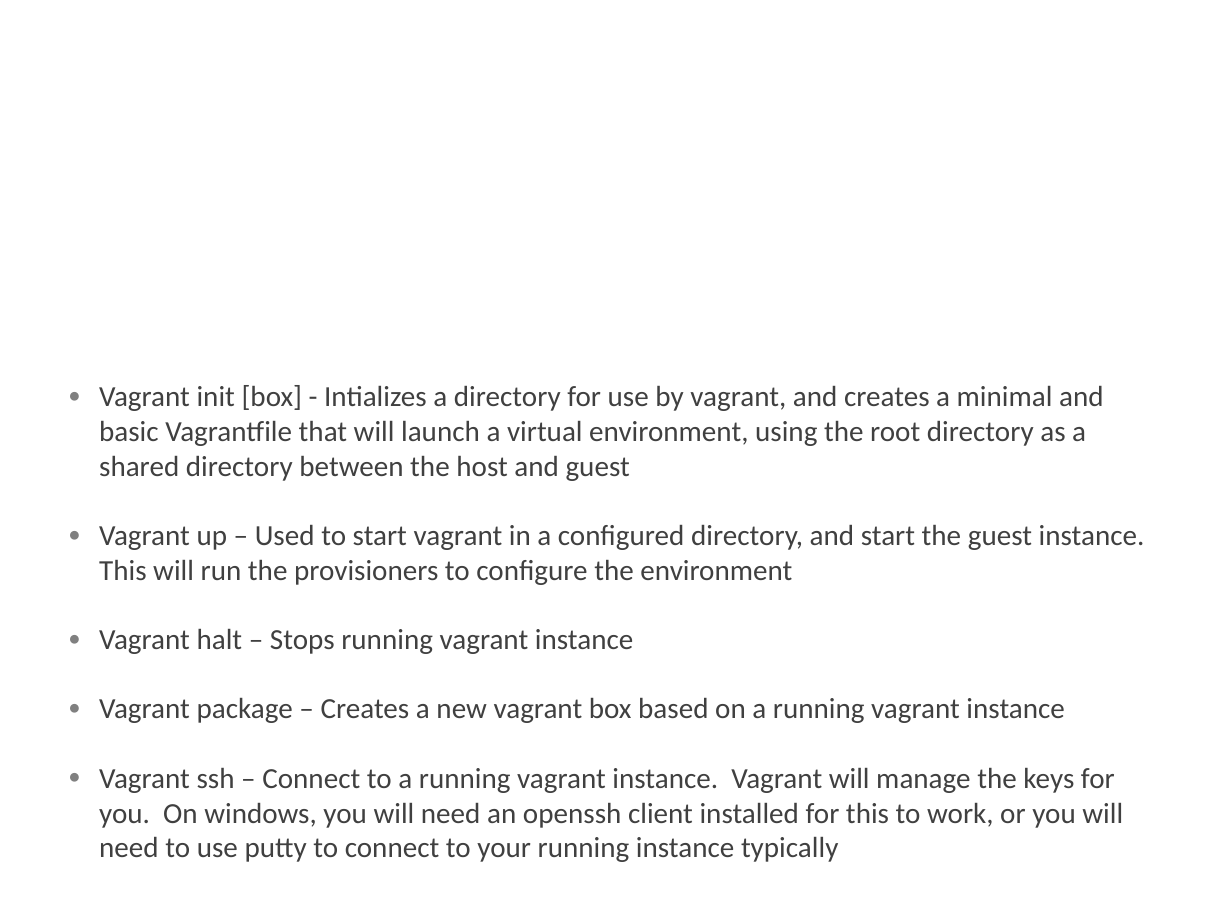
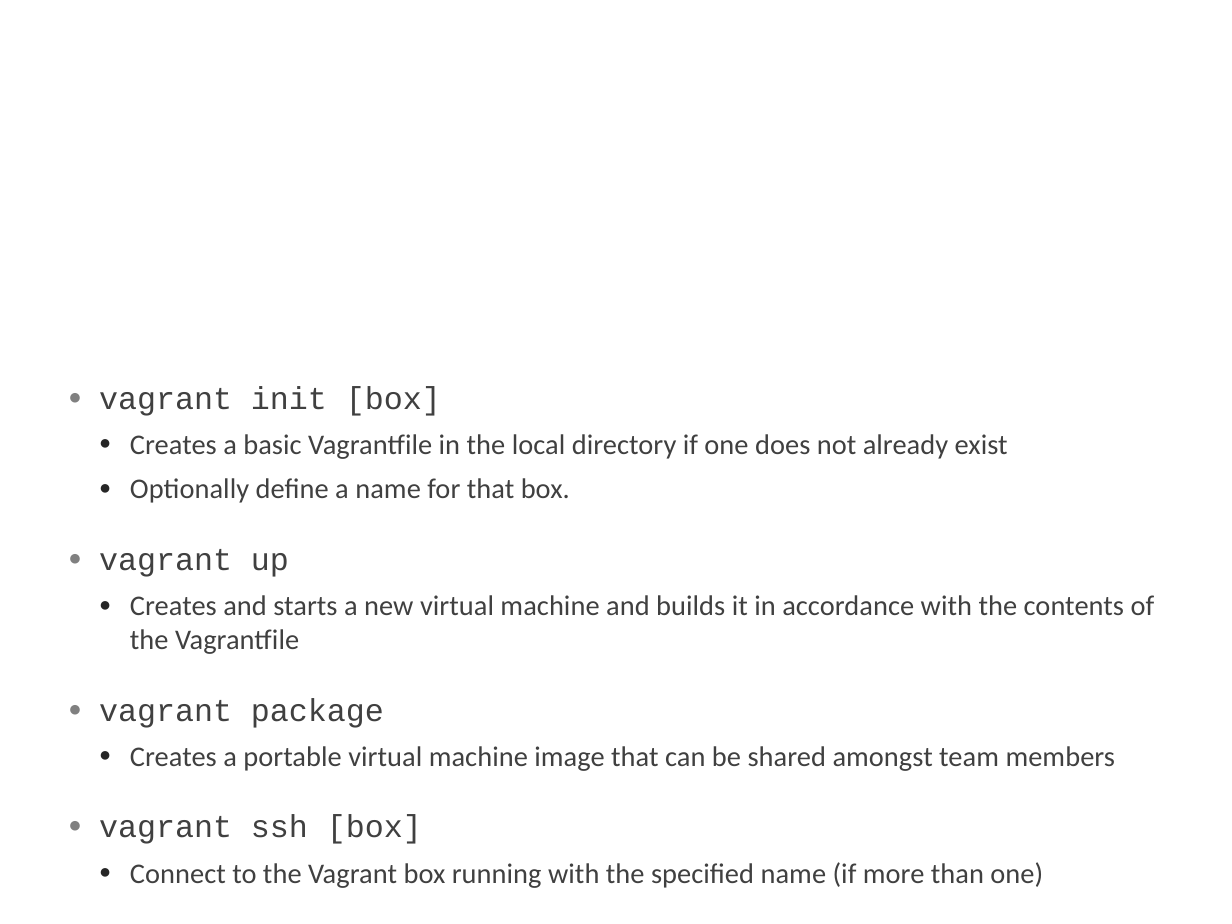
Before and after one commit to davidkiser/dev-automation, a slide deck: slide 5 of vagrant-dev.pptx. Drawn at 1232x924 pixels with LibreOffice and Linux fonts; fonts in the diff are those of the drawing; background and template pictures are left out. Boxes give left, top, right and bottom in pixels: in the first picture for what was removed or moved away, otherwise in the second. Text is boxed around its words. In the diff, an @@ line names an element or a change of style, - is before the commit and + after.

```diff
--- a/vagrant-dev.pptx
+++ b/vagrant-dev.pptx
@@ text at bbox=[99, 386, 1155, 888]: text changed; size 17 to 16.6 pt @@
-● Vagrant init [box] - Intializes a directory for use by vagrant, and creates a minimal and basic Vagrantfile that will launch a virtual environment, using the root directory as a shared directory between the host and guest
-● Vagrant up – Used to start vagrant in a configured directory, and start the guest instance. This will run the provisioners to configure the environment
-● Vagrant halt – Stops running vagrant instance
-● Vagrant package – Creates a new vagrant box based on a running vagrant instance
-● Vagrant ssh – Connect to a running vagrant instance. Vagrant will manage the keys for you. On windows, you will need an openssh client installed for this to work, or you will need to use putty to connect to your running instance typically
+● vagrant init [box]
+  ● Creates a basic Vagrantfile in the local directory if one does not already exist
+  ● Optionally define a name for that box.
+● vagrant up
+  ● Creates and starts a new virtual machine and builds it in accordance with the contents of the Vagrantfile
+● vagrant package
+  ● Creates a portable virtual machine image that can be shared amongst team members
+● vagrant ssh [box]
+  ● Connect to the Vagrant box running with the specified name (if more than one)
```
Also in this commit, not shown: 3 other slides changed, 1 slide added, 1 slide removed.
